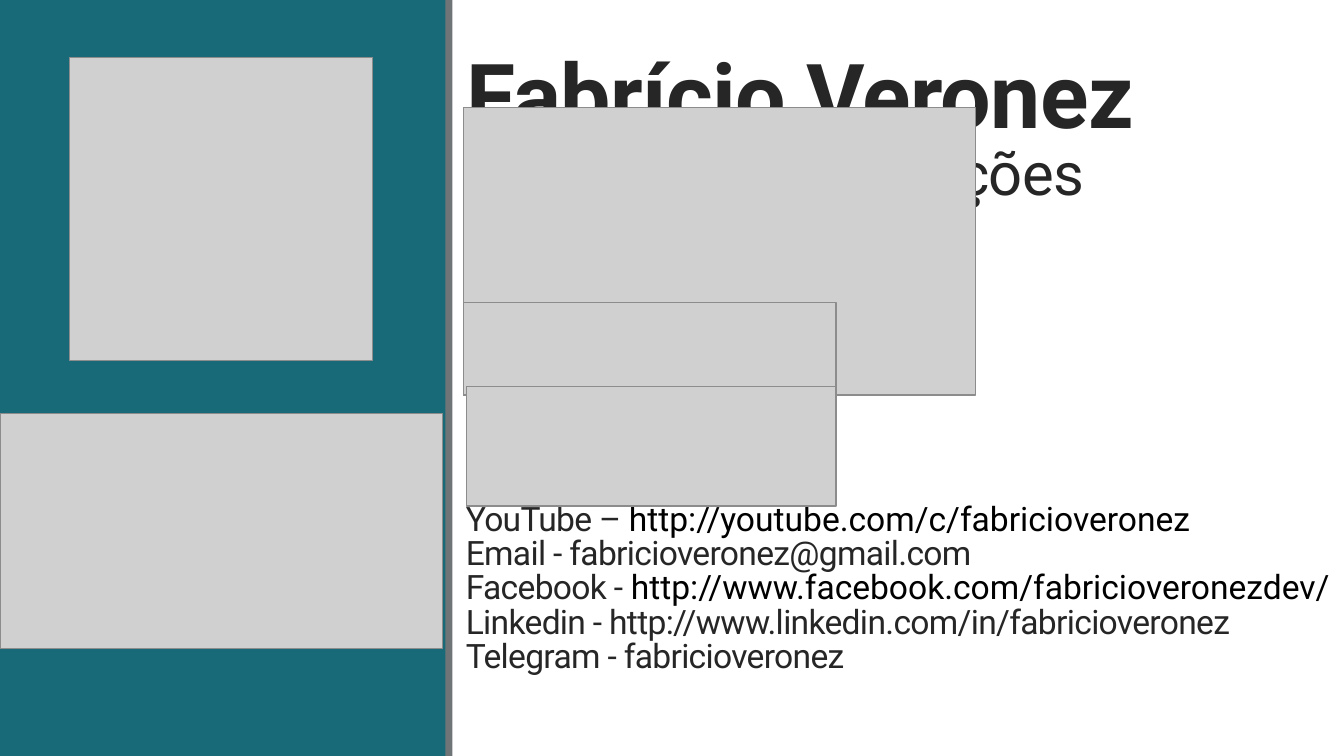
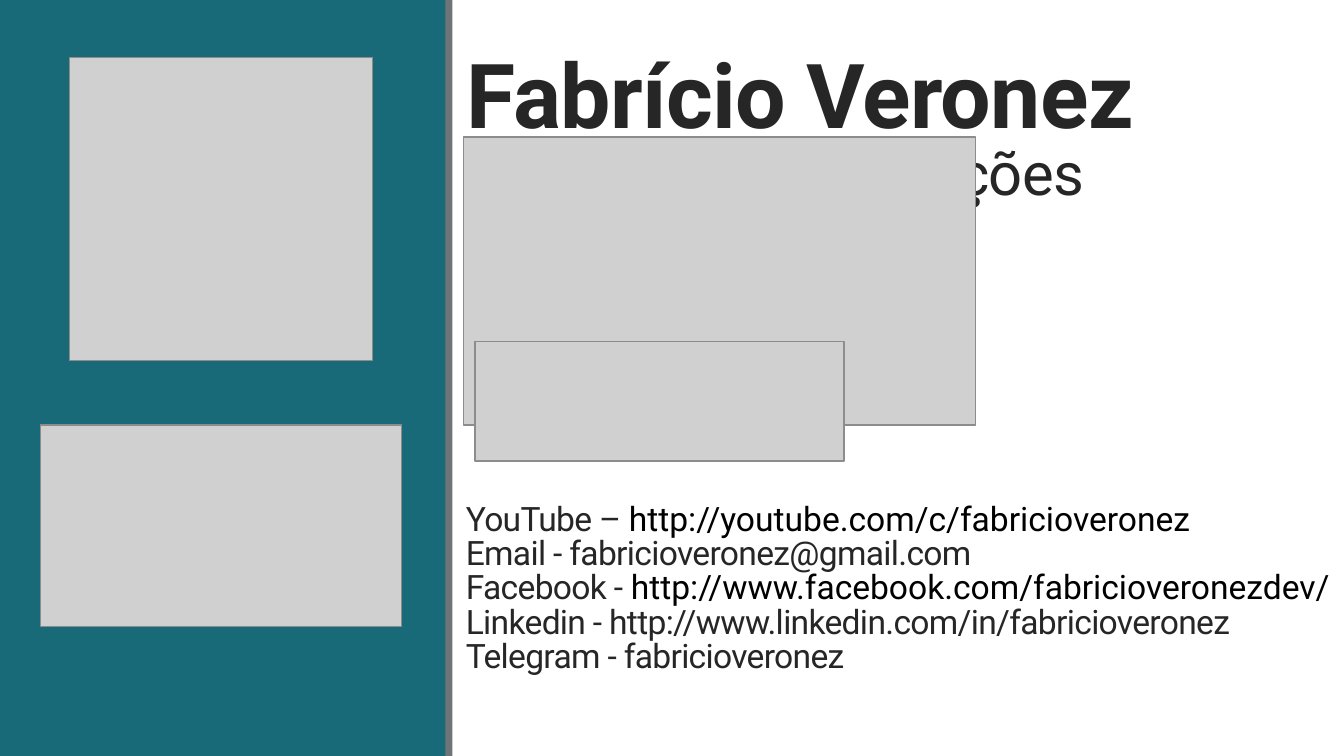
Before and after one commit to fabricioveronez/ApresentacaoPrometheus, a slide deck: slide 2 of docs/Prometheus.pptx. Drawn at 1344x756 pixels with LibreOffice and Linux fonts; fonts in the diff are those of the drawing; grey boxes stand for pictures. Boxes give left, top, right and bottom in pixels: in the first picture for what was removed or moved away, otherwise in the second. Text is boxed around its words. In the diff, an @@ line names an element or a change of style, - is before the commit and + after.

```diff
--- a/docs/Prometheus.pptx
+++ b/docs/Prometheus.pptx
@@ picture: place and size @@
-picture at bbox=[464, 108, 976, 395]
+picture at bbox=[464, 137, 976, 425]
@@ picture removed at bbox=[464, 302, 836, 395] @@
@@ picture: place and size @@
-picture at bbox=[466, 387, 836, 507]
+picture at bbox=[474, 341, 844, 461]
@@ picture: place and size @@
-picture at bbox=[0, 414, 442, 649]
+picture at bbox=[40, 425, 401, 626]
```
Also in this commit, not shown: 1 slide added, 2 other files.
